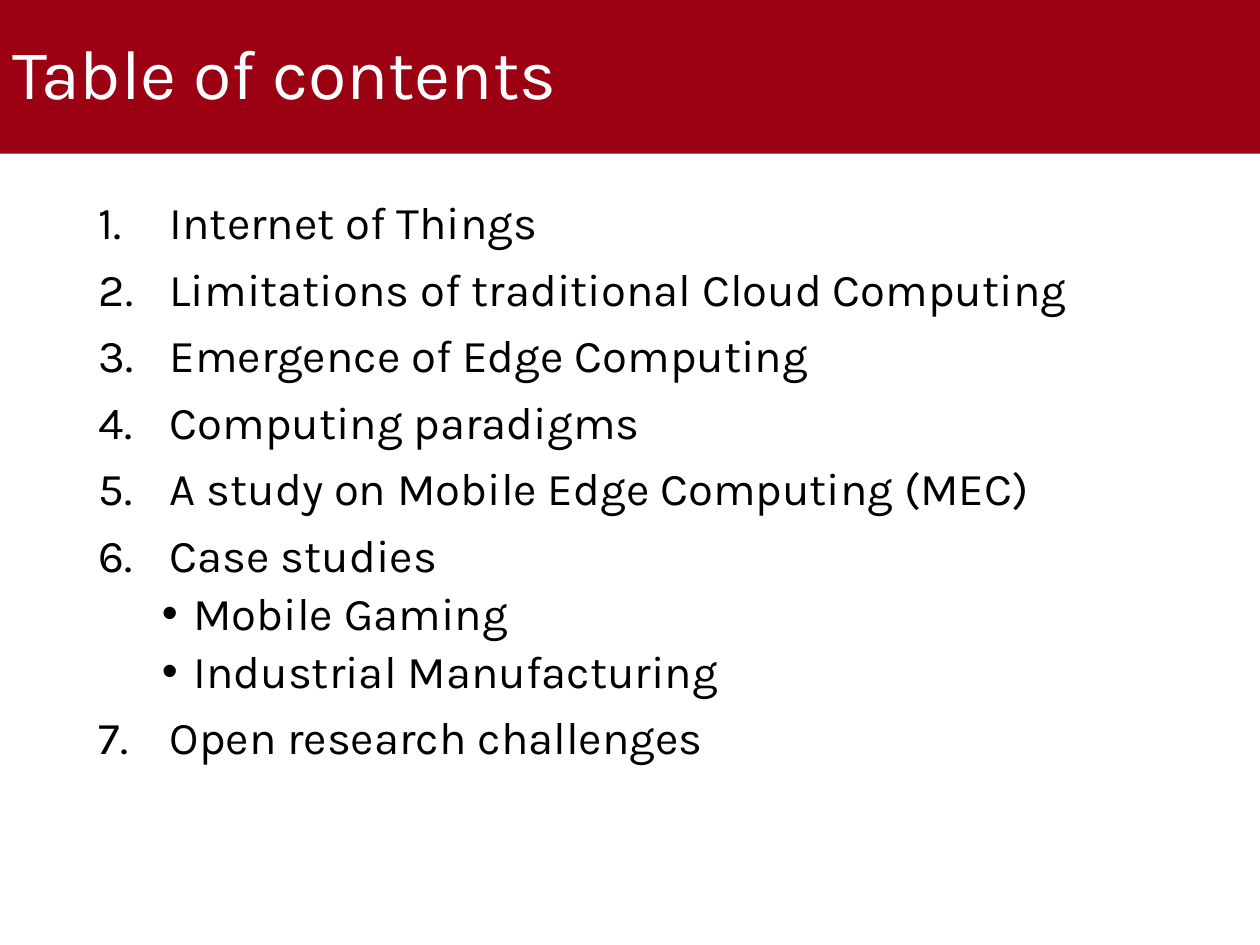
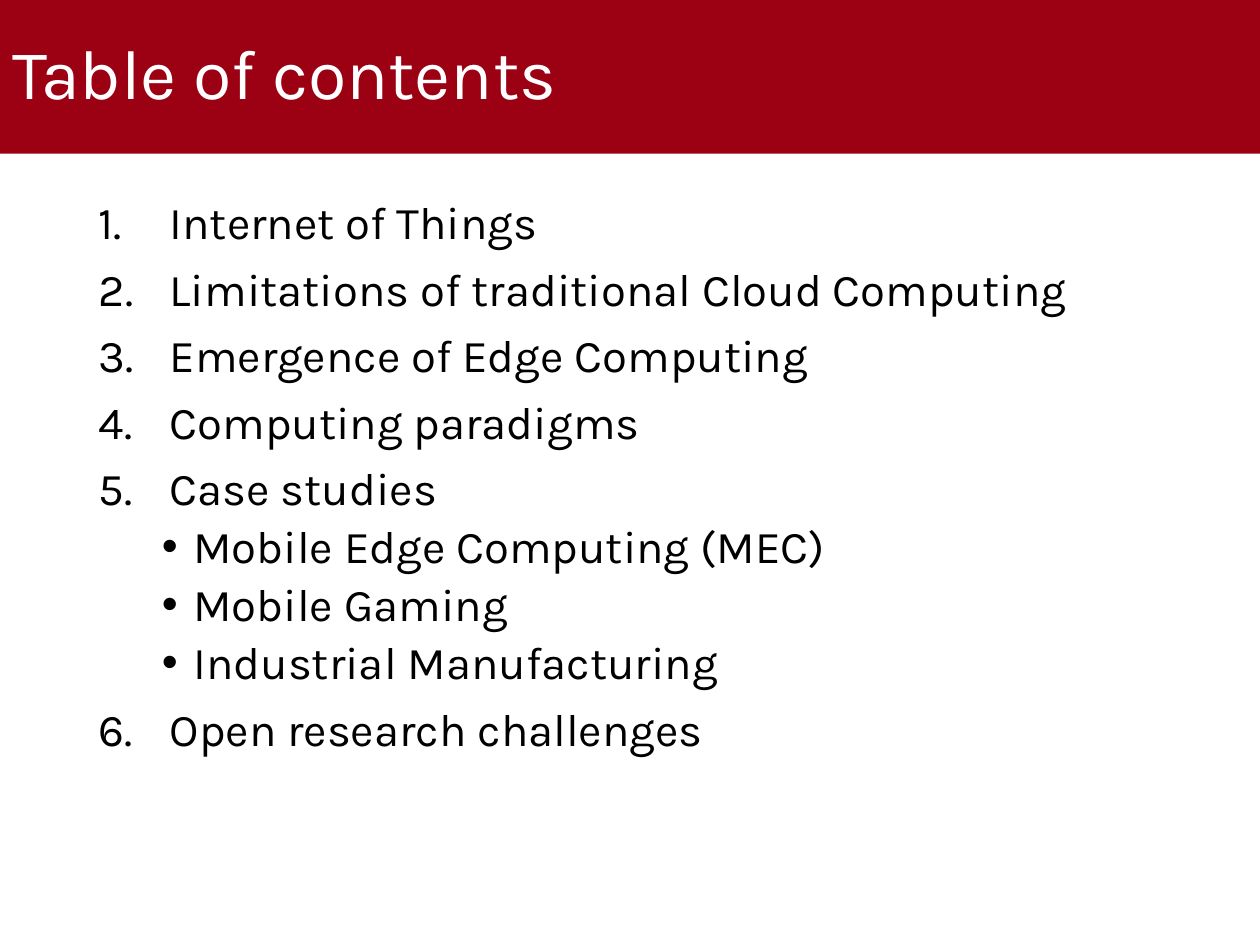
Before and after one commit to MikeIsBack/UniPD-MSc-Computer-Science-courses, a slide deck: slide 2 of Wireless Networks for Mobile Applications/Project/Presentation/Presentation.pptx. Drawn at 1260x945 pixels with LibreOffice and Linux fonts; fonts in the diff are those of the drawing; background and template pictures are left out. Boxes give left, top, right and bottom in pixels: in the first picture for what was removed or moved away, otherwise in the second. Text is boxed around its words. In the diff, an @@ line names an element or a change of style, - is before the commit and + after.

```diff
--- a/Wireless Networks for Mobile Applications/Project/Presentation/Presentation.pptx
+++ b/Wireless Networks for Mobile Applications/Project/Presentation/Presentation.pptx
@@ text at bbox=[170, 472, 1028, 517]: paragraph removed @@
-5. A study on Mobile Edge Computing (MEC)
@@ text at bbox=[193, 530, 824, 575]: paragraph added @@
+  • Mobile Edge Computing (MEC)
```
Also in this commit, not shown: 2 other slides changed, 3 other files.
